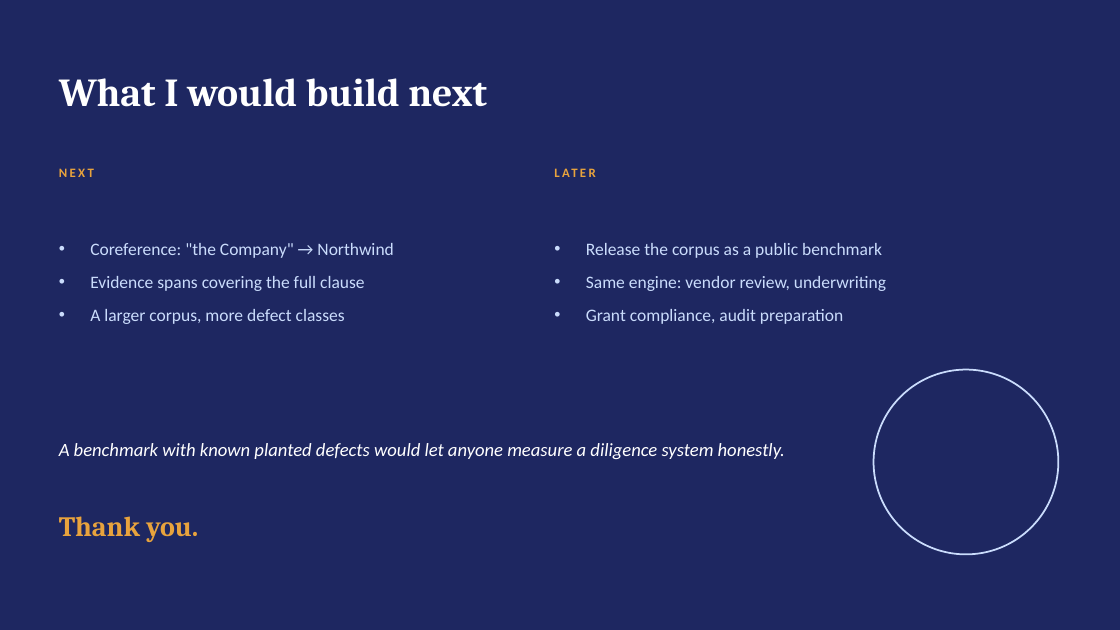
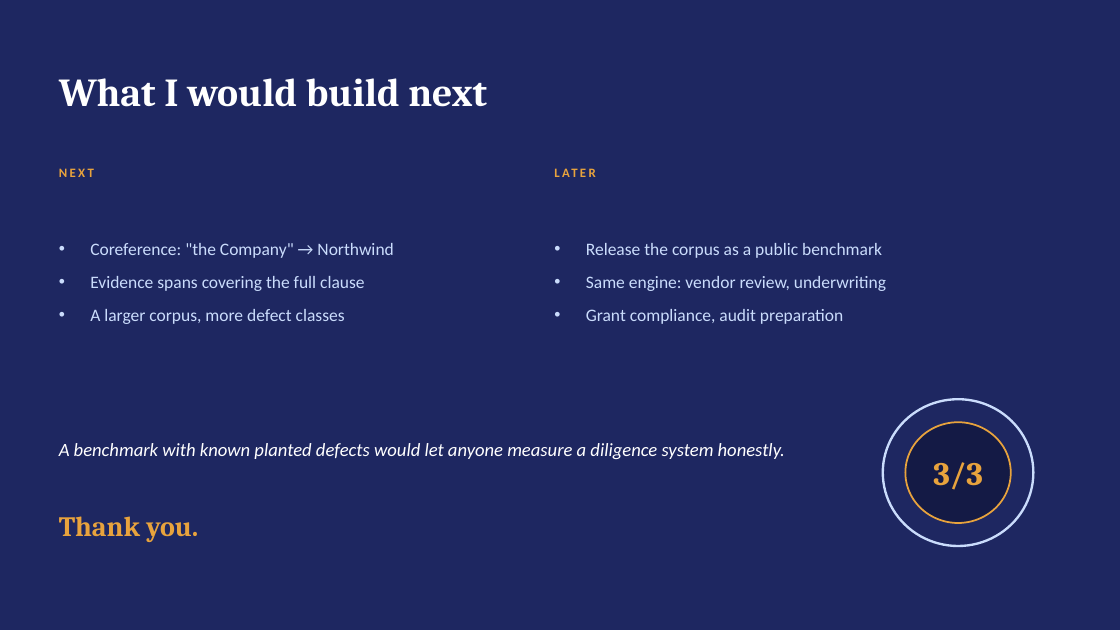
Before and after one commit to harnoorcodes/loupe, a slide deck: slide 12 of docs/loupe-presentation.pptx. Drawn at 1120x630 pixels with LibreOffice and Linux fonts; fonts in the diff are those of the drawing. Boxes give left, top, right and bottom in pixels: in the first picture for what was removed or moved away, otherwise in the second. Text is boxed around its words. In the diff, an @@ line names an element or a change of style, - is before the commit and + after.

Commit message:
Add multi-agent design doc, README rewrite, presentation

```diff
--- a/docs/loupe-presentation.pptx
+++ b/docs/loupe-presentation.pptx
@@ ellipse: place and size @@
-ellipse at <box>874,370,1059,555</box>
+ellipse at <box>883,399,1033,546</box>
@@ ellipse at <box>883,399,1033,546</box>: outline #CADCFC 1.5 pt to #CADCFC 2 pt @@
@@ ellipse added at <box>906,423,1011,523</box>, fill #141A45, outline #E8A33D 1.5 pt @@
@@ text added at <box>933,462,983,490</box>, 28 pt, text #E8A33D, bold @@
+3/3
```
